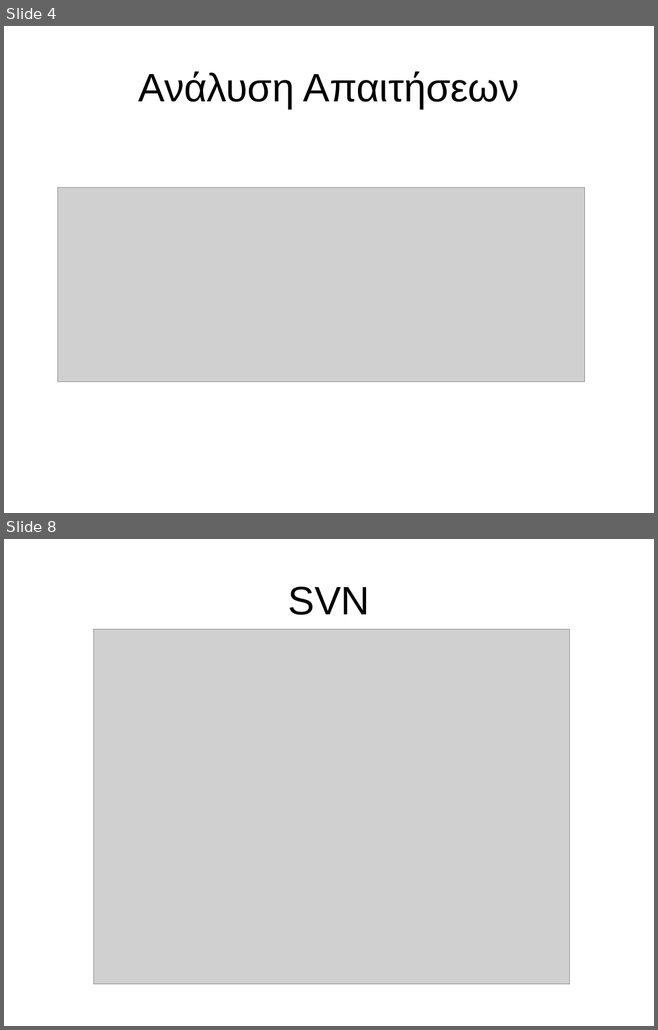
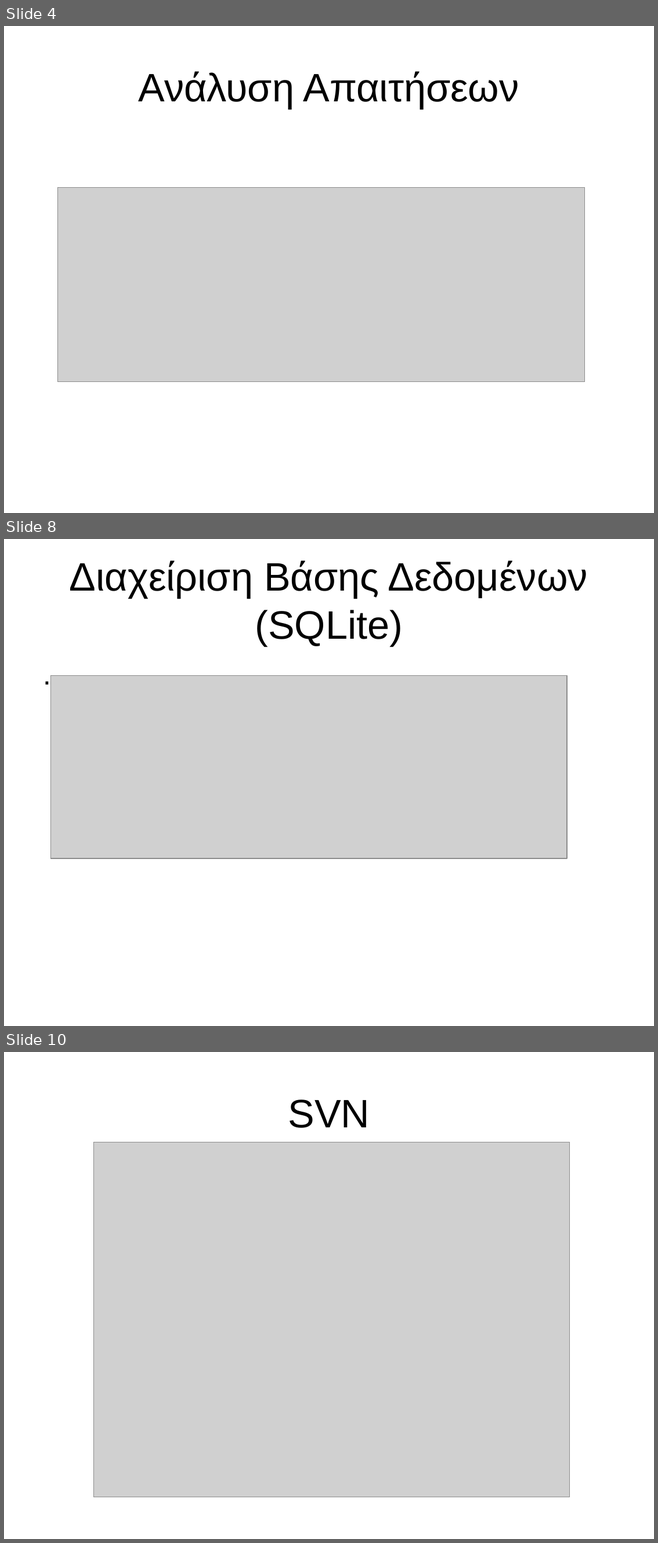
Before and after one commit to thantsip/tl2hotel, a slide deck: clients_wiki/Presentation/Hotel Reception Presentation.ppt. Shown one above the other, each under a label of ours: slides 4 and 8 before the commit, slides 4, 8 and 10 after it; the slides between them are not shown. The pictures are 658x1030 and 658x1543 pixels, drawn with LibreOffice and Linux fonts; fonts in the diff are those of the drawing; grey boxes stand for pictures. Boxes give left, top, right and bottom in pixels: in the first picture for what was removed or moved away, otherwise in the second. Text is boxed around its words. In the diff, an @@ line names an element or a change of style, - is before the commit and + after.

```diff
--- a/clients_wiki/Presentation/Hotel Reception Presentation.ppt
+++ b/clients_wiki/Presentation/Hotel Reception Presentation.ppt
@@ slide 8 added at (4, 539, 654, 1026), background #FFFFFF @@
@@ title added at (70, 560, 587, 646), 44 pt, text #000000 @@
+Διαχείριση Βάσης Δεδομένων (SQLite)
@@ text added at (36, 653, 621, 974), 32 pt, text #000000 @@
+.
@@ picture added at (51, 676, 567, 859) @@
@@ what was slide 8 is now slide 10 @@
```
Also in this commit, not shown: 8 slides changed, 1 other slide added.
